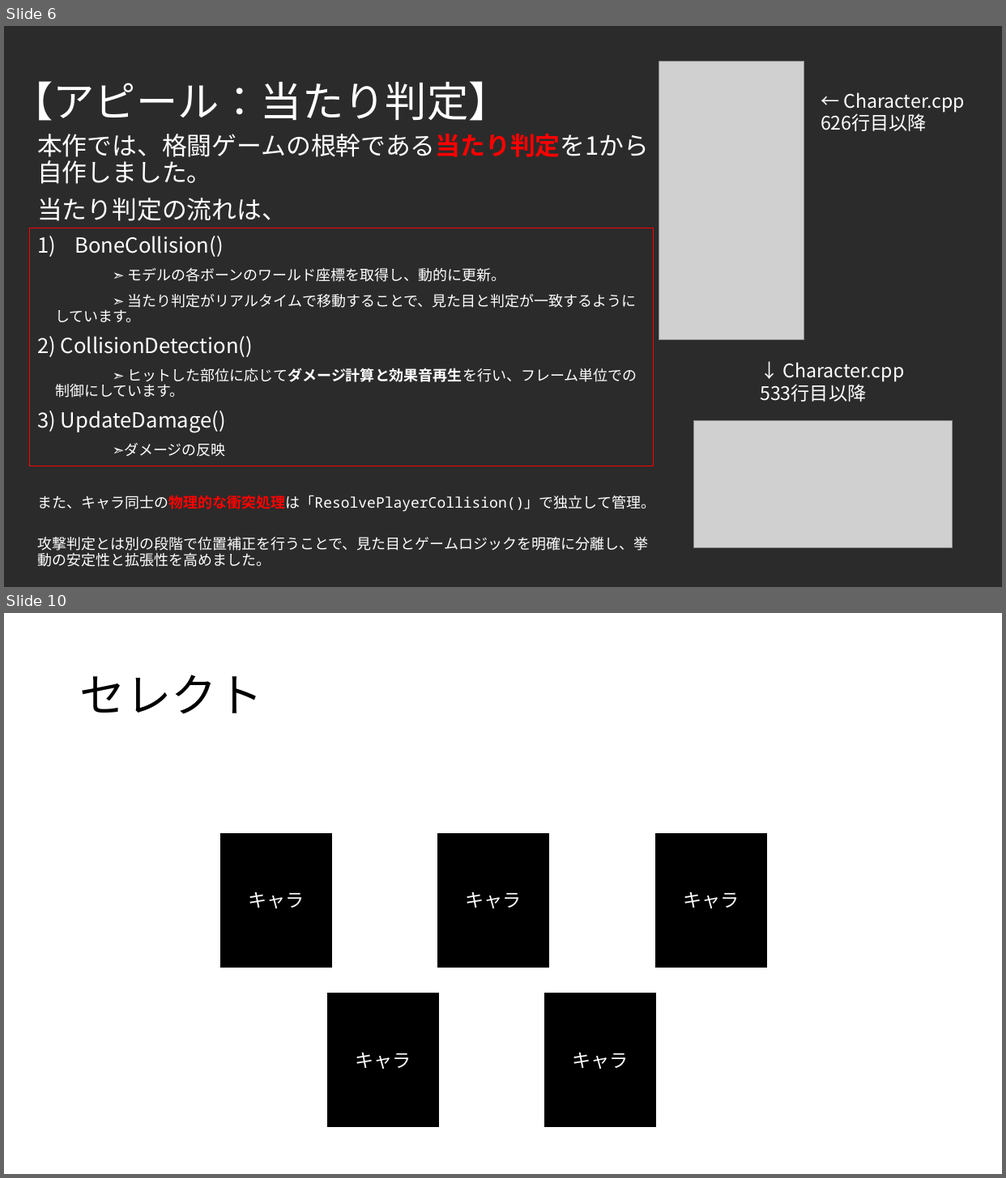
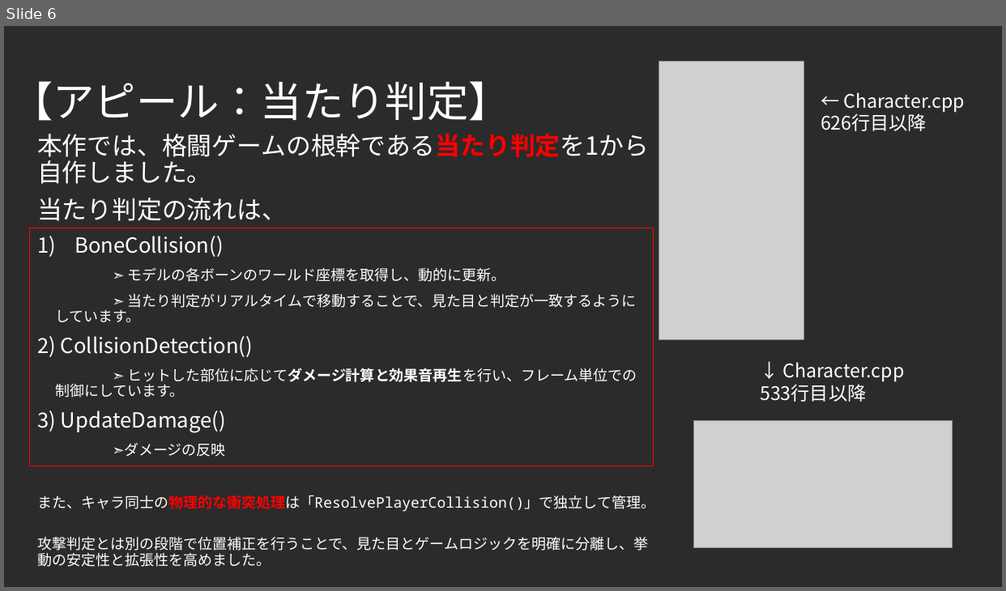
Before and after one commit to F0402Nishi/FightingGame, a slide deck: 仕様書.pptx. Shown one above the other, each under a label of ours: slides 6 and 10 before the commit, slide 6 after it; the slides between them are not shown. The pictures are 1006x1178 and 1006x591 pixels, drawn with LibreOffice and Linux fonts; fonts in the diff are those of the drawing; grey boxes stand for pictures; background and template pictures are left out; a plain dark background stands for a picture behind light text. Boxes give left, top, right and bottom in pixels: in the first picture for what was removed or moved away, otherwise in the second. Text is boxed around its words. In the diff, an @@ line names an element or a change of style, - is before the commit and + after.

```diff
--- a/仕様書.pptx
+++ b/仕様書.pptx
@@ slide 10 removed at box(4, 613, 1002, 1174), background #FFFFFF @@
@@ title removed at box(80, 675, 263, 714) @@
-セレクト
@@ rectangle removed at box(221, 834, 332, 967) @@
-キャラ
@@ rectangle removed at box(438, 834, 549, 967) @@
-キャラ
@@ rectangle removed at box(656, 834, 767, 967) @@
-キャラ
@@ rectangle removed at box(327, 994, 438, 1127) @@
-キャラ
@@ rectangle removed at box(545, 994, 656, 1127) @@
-キャラ
```
Also in this commit, not shown: 1 slide changed, 3 slides added, 4 other slides removed.
